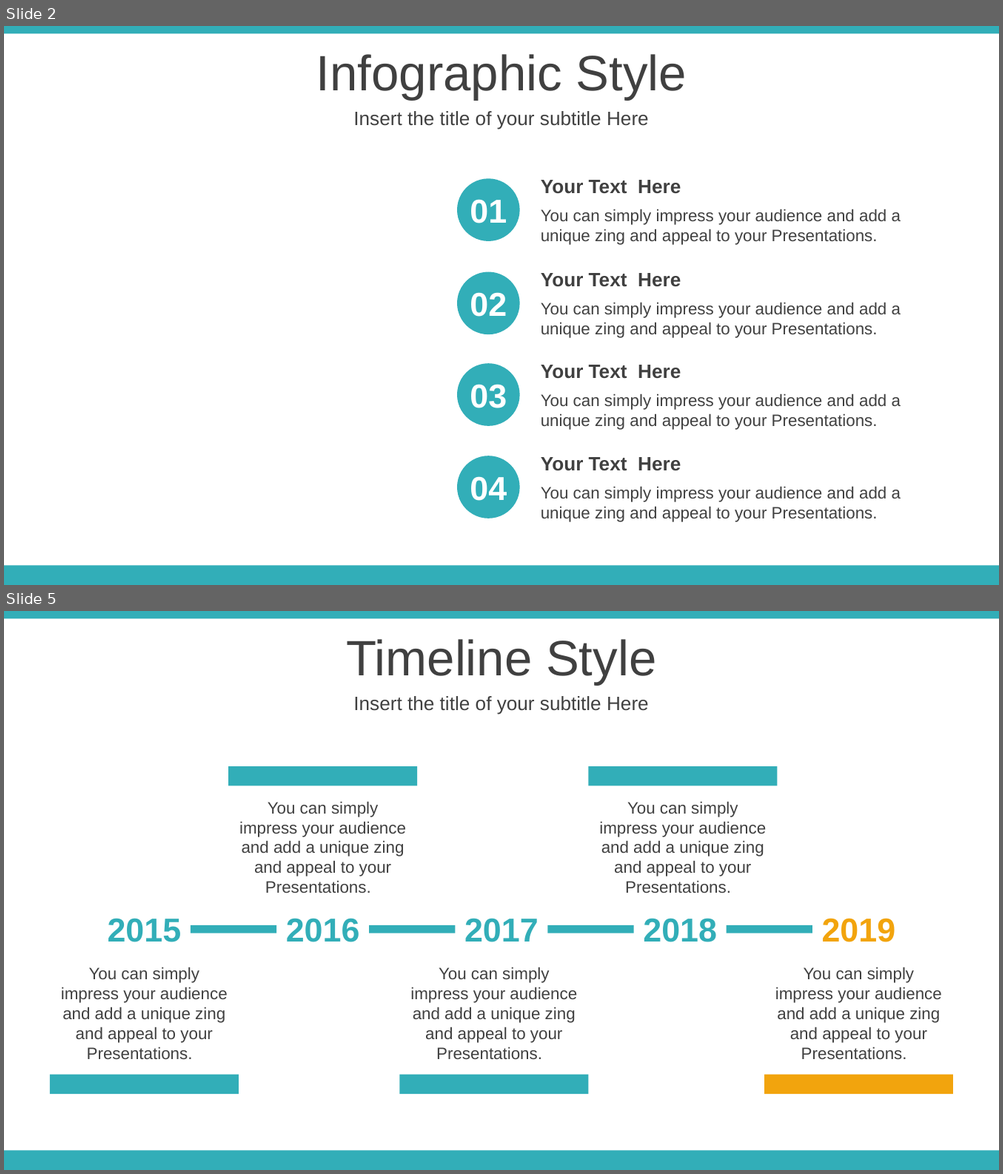
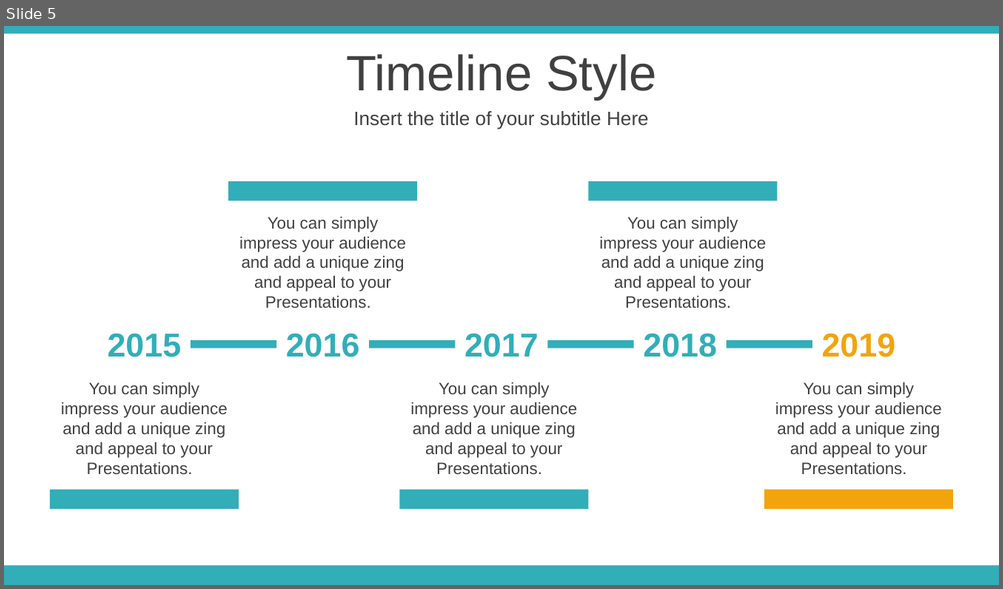
Before and after one commit to nikbarseghyan/Presentation, a slide deck: gRPC.pptx. Shown one above the other, each under a label of ours: slides 2 and 5 before the commit, slide 5 after it; the slides between them are not shown. The pictures are 1003x1174 and 1003x589 pixels, drawn with LibreOffice and Linux fonts; fonts in the diff are those of the drawing. Boxes give left, top, right and bottom in pixels: in the first picture for what was removed or moved away, otherwise in the second. Text is boxed around its words. In the diff, an @@ line names an element or a change of style, - is before the commit and + after.

```diff
--- a/gRPC.pptx
+++ b/gRPC.pptx
@@ slide 2 removed at (x1=4, y1=26, x2=999, y2=585), background #FFFFFF; not listed: 2 template elements that a slide beside it also shows @@
@@ text removed at (x1=316, y1=54, x2=686, y2=100) @@
-Infographic Style
@@ text removed at (x1=353, y1=111, x2=649, y2=130) @@
-Insert the title of your subtitle Here
@@ ellipse removed at (x1=457, y1=179, x2=519, y2=242) @@
@@ text removed at (x1=540, y1=180, x2=680, y2=194) @@
-Your Text Here
@@ text removed at (x1=469, y1=199, x2=506, y2=224) @@
-01
@@ text removed at (x1=540, y1=209, x2=900, y2=245) @@
-You can simply impress your audience and add a unique zing and appeal to your Presentations.
@@ ellipse removed at (x1=457, y1=272, x2=519, y2=335) @@
@@ text removed at (x1=540, y1=273, x2=680, y2=287) @@
-Your Text Here
@@ text removed at (x1=469, y1=292, x2=506, y2=317) @@
-02
@@ text removed at (x1=540, y1=302, x2=900, y2=338) @@
-You can simply impress your audience and add a unique zing and appeal to your Presentations.
@@ ellipse removed at (x1=457, y1=363, x2=519, y2=426) @@
@@ text removed at (x1=540, y1=365, x2=680, y2=379) @@
-Your Text Here
@@ text removed at (x1=469, y1=384, x2=506, y2=409) @@
-03
@@ text removed at (x1=540, y1=394, x2=900, y2=430) @@
-You can simply impress your audience and add a unique zing and appeal to your Presentations.
@@ ellipse removed at (x1=457, y1=456, x2=519, y2=518) @@
@@ text removed at (x1=540, y1=457, x2=680, y2=471) @@
-Your Text Here
@@ text removed at (x1=469, y1=477, x2=506, y2=501) @@
-04
@@ text removed at (x1=540, y1=486, x2=900, y2=523) @@
-You can simply impress your audience and add a unique zing and appeal to your Presentations.
```
Also in this commit, not shown: 2 slides changed, 2 slides added, 1 other slide removed.
